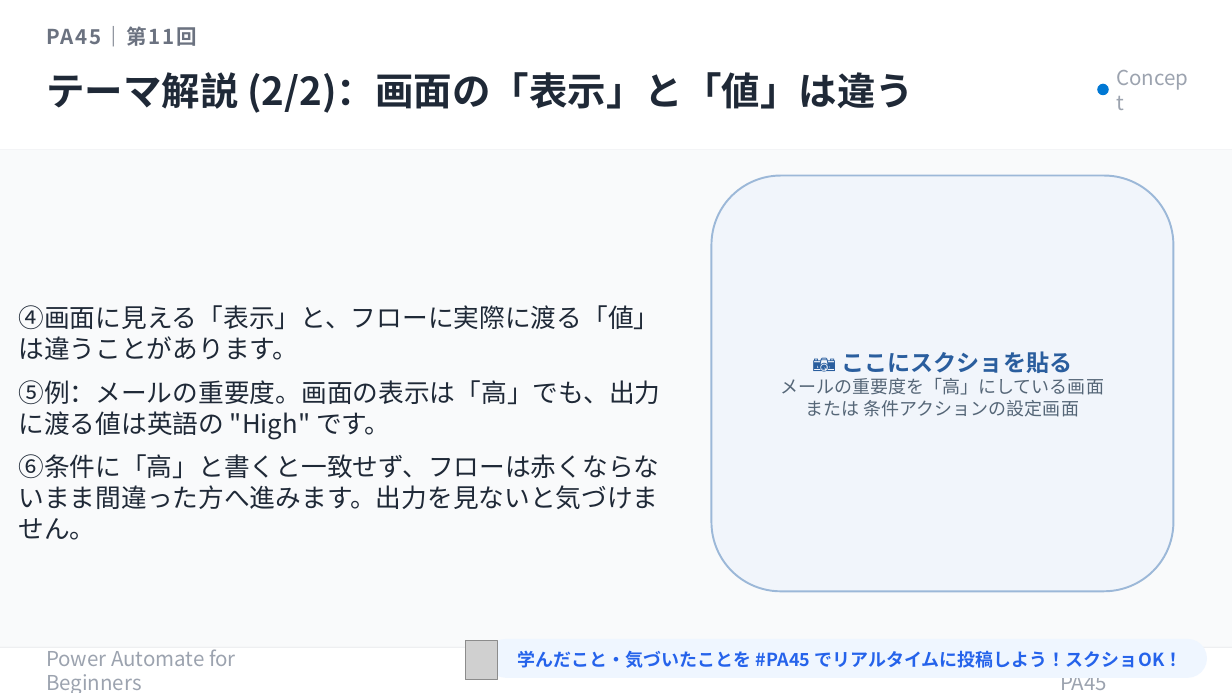
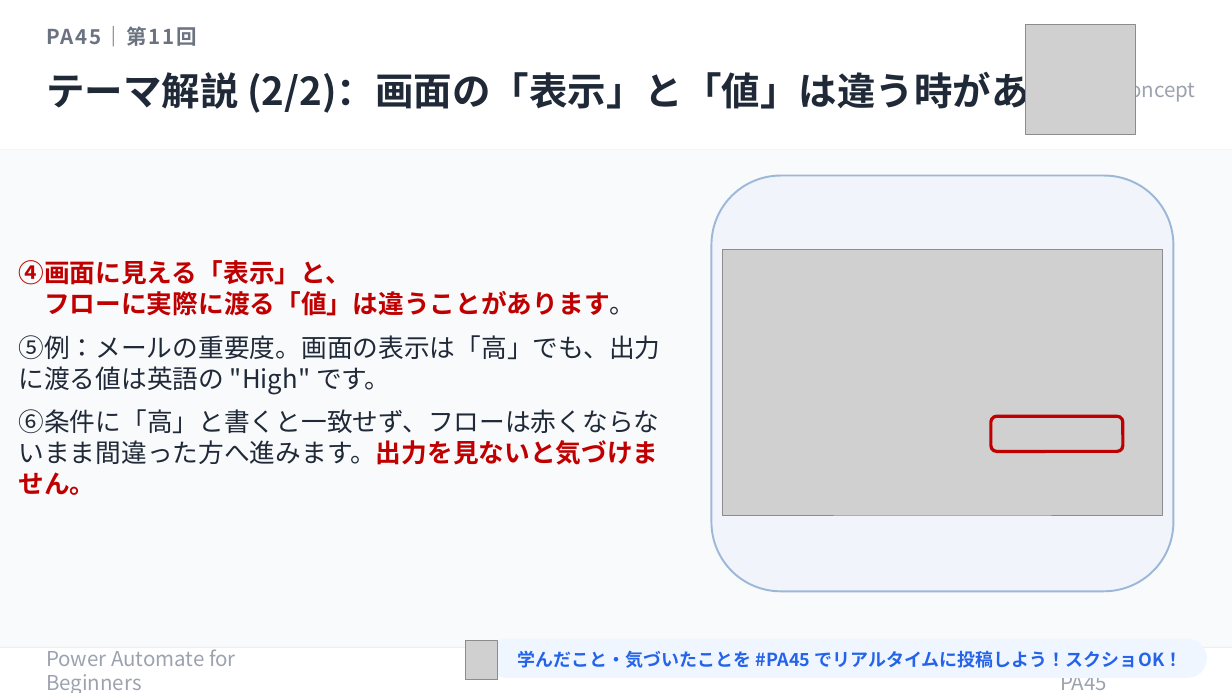
Before and after one commit to Haru-PowerPlatform/pa45, a slide deck: slide 9 of assets/pa45/P011_PA45_RunHistory_20260521.pptx. Drawn at 1232x693 pixels with LibreOffice and Linux fonts; fonts in the diff are those of the drawing; grey boxes stand for pictures. Boxes give left, top, right and bottom in pixels: in the first picture for what was removed or moved away, otherwise in the second. Text is boxed around its words. In the diff, an @@ line names an element or a change of style, - is before the commit and + after.

```diff
--- a/assets/pa45/P011_PA45_RunHistory_20260521.pptx
+++ b/assets/pa45/P011_PA45_RunHistory_20260521.pptx
@@ picture added at box(1026, 24, 1136, 134) @@
@@ text at box(46, 66, 1068, 116): text changed @@
-テーマ解説 (2/2)：画面の「表示」と「値」は違う
+テーマ解説 (2/2)：画面の「表示」と「値」は違う時がある
@@ ellipse removed at box(1098, 84, 1109, 95) @@
@@ text "④画面に見える「表示」と、 フローに実際に渡る「値」は違うことがあります。": place and size @@
-text "④画面に見える「表示」と、 フローに実際に渡る「値」は違うことがあります。" at box(18, 305, 660, 540)
+text "④画面に見える「表示」と、 フローに実際に渡る「値」は違うことがあります。" at box(18, 260, 660, 495)
@@ text at box(18, 260, 635, 316): text changed; text colour #1F2937 to #C00000; bold on @@
-④画面に見える「表示」と、フローに実際に渡る「値」は違うことがあります。
+④画面に見える「表示」と、
+フローに実際に渡る「値」は違うことがあります。
@@ picture added at box(722, 250, 1163, 515) @@
@@ text at box(18, 409, 659, 495): text colour #1F2937 to #C00000, bold on in "⑥条件に「高」と書くと一致せず、フローは赤くならないまま間違った方へ進みます。出力を見ないと気づけません。" @@
@@ rounded rectangle added at box(991, 416, 1123, 451), outline #C00000 2.5 pt @@
```
Also in this commit, not shown: 8 other slides changed, 2 slides removed, 2 other files.
